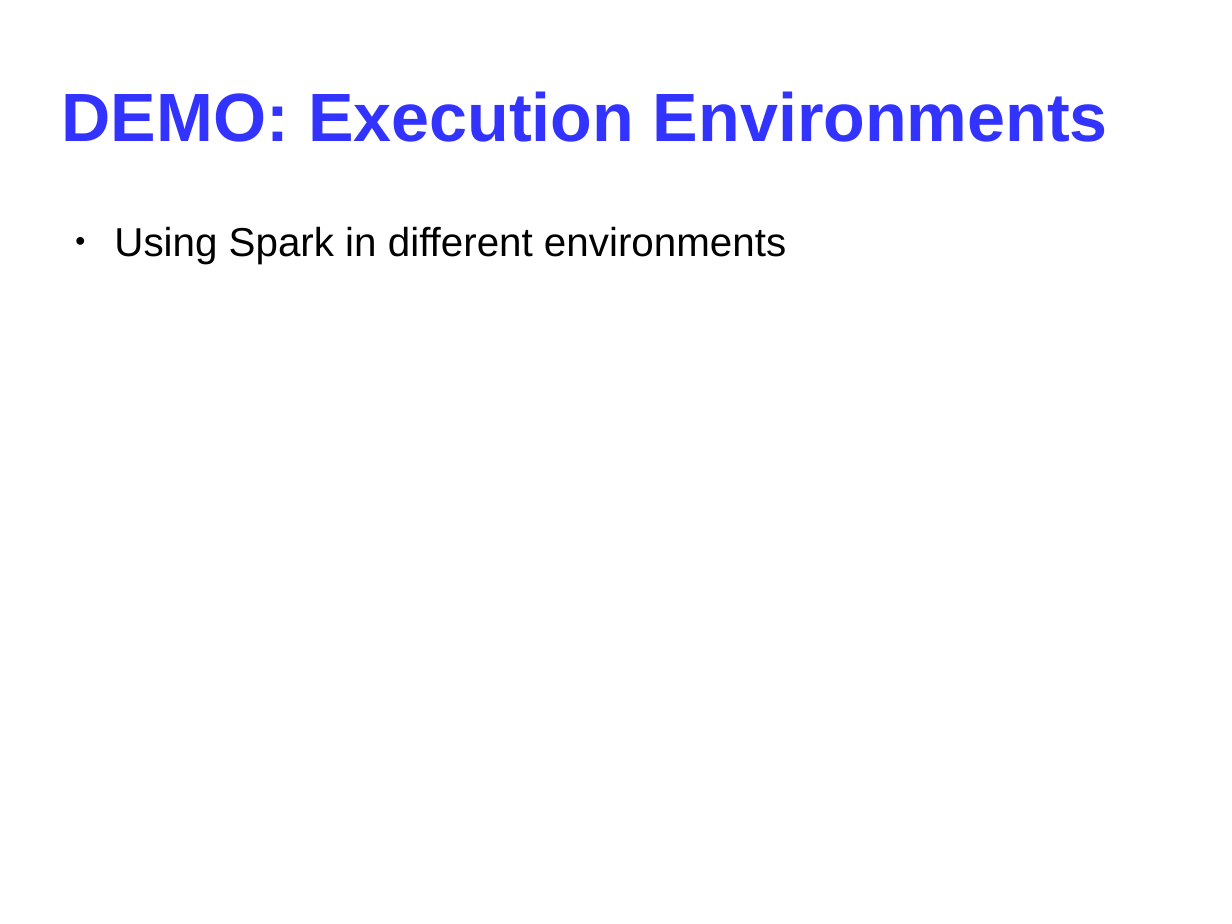
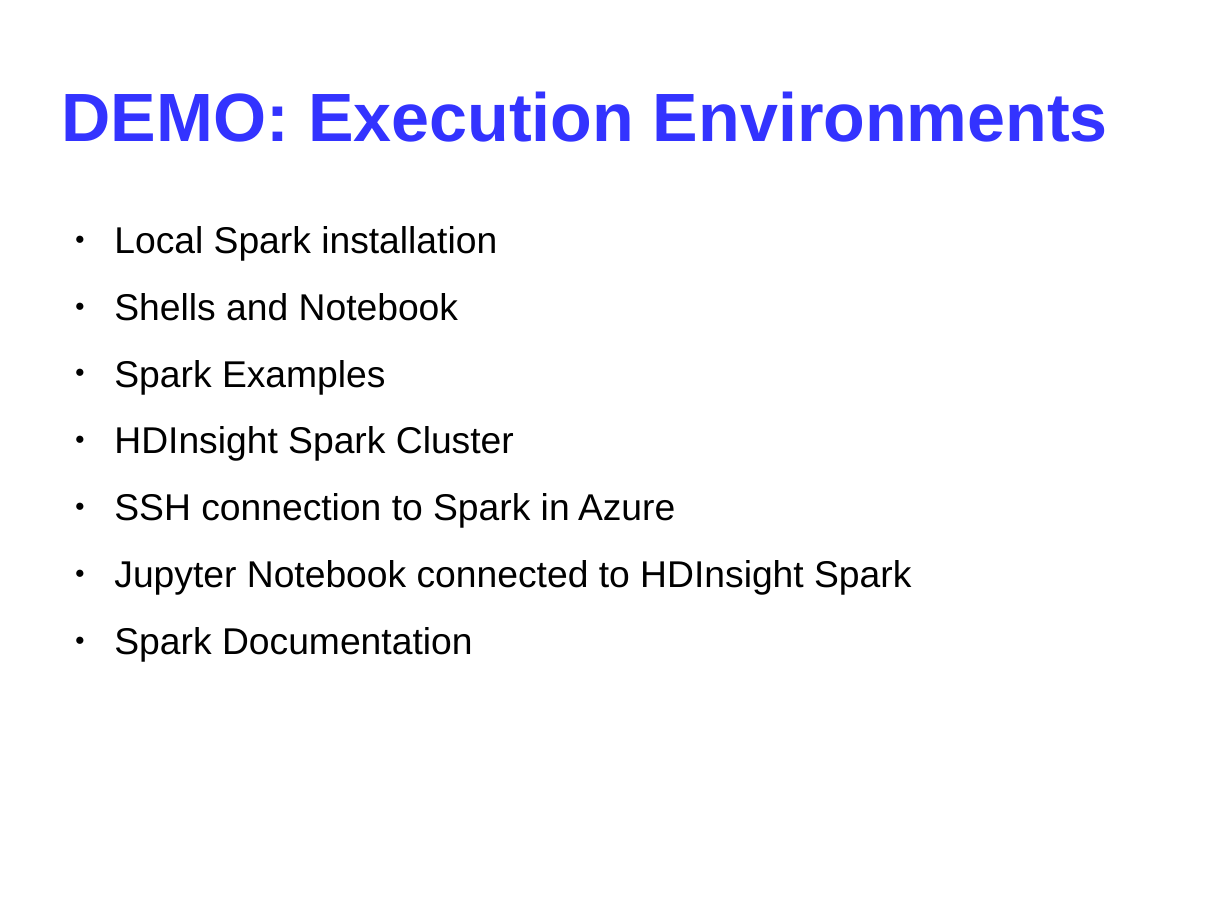
Before and after one commit to ichMaster/ich_dev, a slide deck: slide 7 of pyspark/presentation/Spark.odp (slide 6 before the commit). Drawn at 1232x924 pixels with LibreOffice and Linux fonts; fonts in the diff are those of the drawing. Boxes give left, top, right and bottom in pixels: in the first picture for what was removed or moved away, otherwise in the second. Text is boxed around its words. In the diff, an @@ line names an element or a change of style, - is before the commit and + after.

Commit message:
presentation about Spark

```diff
--- a/pyspark/presentation/Spark.odp
+++ b/pyspark/presentation/Spark.odp
@@ text at (114,226,911,662): text changed; size 26 to 24.1 pt @@
-● Using Spark in different environments
+● Local Spark installation
+● Shells and Notebook
+● Spark Examples
+● HDInsight Spark Cluster
+● SSH connection to Spark in Azure
+● Jupyter Notebook connected to HDInsight Spark
+● Spark Documentation
```
Also in this commit, not shown: 10 other slides changed, 1 other file.
